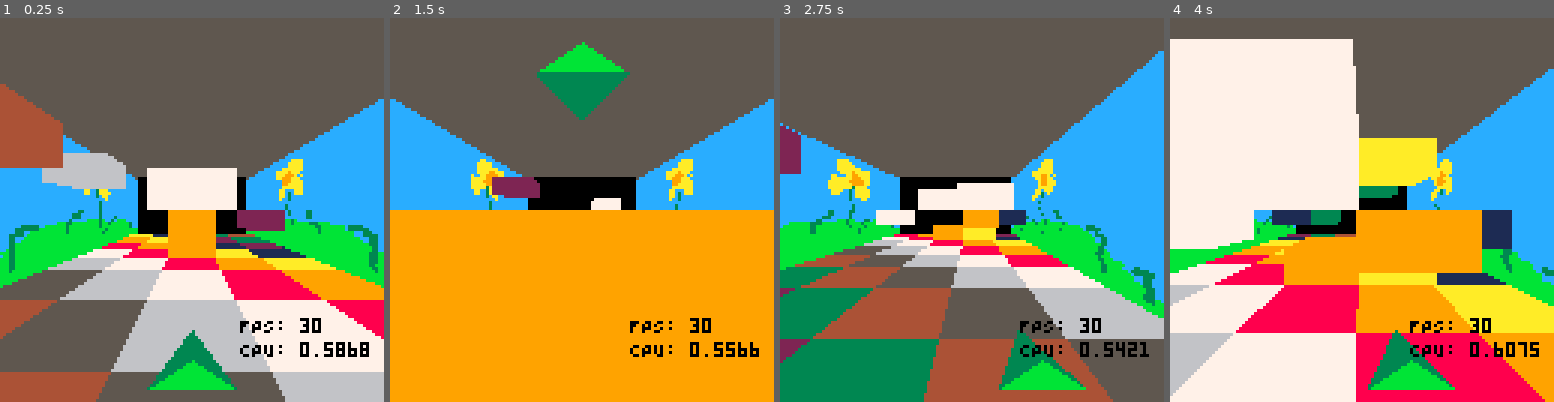
Above: before the commit, frames 1-4 (left to right).
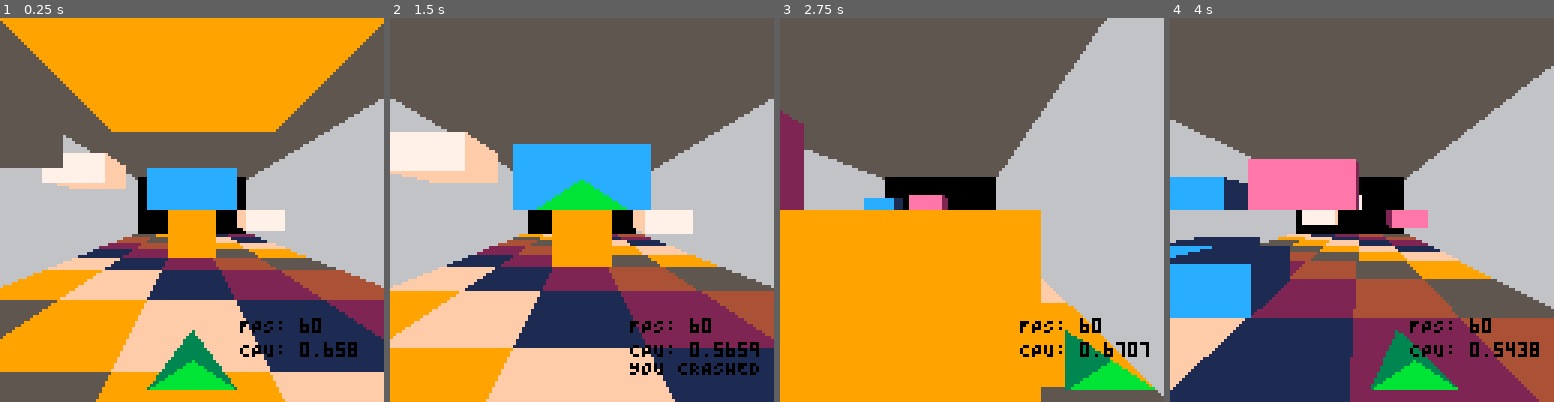
Above: after the commit, the same moments.

Repository: bobgar/pico3d
Game: PICO-8 cartridge 3d.p8
Same seed, same stepped clock (60 frames per second), same inputs: the game is played once before the commit and once after it.
Inputs:
- Up to frame 1 (0.25 s): no input
- Up to frame 2 (1.5 s): tap X (X key) at 0.33, 1.07 s
- Up to frame 3 (2.75 s): hold Right 1.6-2.1 s; tap X (X key) at 1.85 s; hold Up 2.15-2.42 s; hold Right from 2.47 s (still down)
- Up to frame 4 (4 s): tap X (X key) at 2.97 s; release Right at 3.03 s; hold Left 3.08-3.58 s; hold Down 3.63-3.97 s

The runs differ from the first frame. In frame 1, 83% of the frame differs, in the area x 0-100%, y 0-100%; in frame 2, 62%; in frame 3, 67%; in frame 4, 79%.

Commit message:
Some small fixes.  Sorted player into cubes better for less weird clipping

Diff:
--- a/3d.lua
+++ b/3d.lua
@@ -1,5 +1,7 @@
 function _init()
     level = {}
+    sidecolors ={1, 2, 4, 5, 9, 15}
+    frontcolors = {12, 14, 9, 6, 10, 7}
     xsize = 5
     ysize = 5
     zdist = 8
@@ -10,12 +12,13 @@
     advancespeed = 0.01
     vx=0
     vy=0
-    advance=.1
+    advance=.05
     damp=.9
     ontheground = true
-    gravity = 1
+    gravity = .5
     maxjumps = 1
     curjumps = 1
+    jumpheight = -8
     --outline=true
 
     xstep = 256 / (xsize-1)
@@ -24,7 +27,8 @@
 
     initlevel()
 
-    copy_sprites_to_map(1,0, 8, 4, 0, 0)
+    --copy_sprites_to_map(1,0, 8, 4, 0, 0)
+    copy_sprites_to_map(0,64,16,4,0,0)
     shipx=0
     shipy=-10
     shipz=0
@@ -34,7 +38,7 @@
         {x=0, y=50, z=1},
         {x=0, y=60, z=1.5},
     }
-    _update = gameupdate
+    _update60 = gameupdate
     _draw = gamedraw
 end
 
@@ -48,7 +52,7 @@
                 --level[x][y][z] =  y == ysize or y == (flr(-z/3)%ysize)
 
                 if y == ysize or (rnd() < .05) then
-                    level[x][y][z] = ((x+z)%10) +1
+                    level[x][y][z] = (x+z) % #sidecolors +1  --((x+z)%10) +1
                 else
                     level[x][y][z] =  0
                 end
@@ -76,7 +80,7 @@
     if btnp(⬆️) then advance += advancespeed  end
     if btnp(⬇️) then advance -= advancespeed  end
 
-    if btnp(❎ ) and curjumps>0 then vy = -10 curjumps-=1 end
+    if btnp(❎ ) and curjumps>0 then vy = jumpheight curjumps-=1 end
 
     -- px+=vx
     shipy+=vy
@@ -93,11 +97,10 @@
         local iz = (shippoint.z-1 + z) / zstep
 
         --Make sure we're in bounds.  Not sure whether to count this as true or false, but for now true.
-        if ix<=0 or ix > xsize then return true end
-        if iy<=0 or iy > ysize then return true end
-        if iz<=0 or iz > 100 then return true end
-
-        printh("ix: " .. ix .. "  iy: " .. iy .. "  iz: " .. iz .. "  cell value: " ..  level[ceil(ix)][ceil(iy)][ceil(iz)])-- .. "  cell  " .. level[ceil(ix)][ceil(ny)][ceil(iz)] )
+        if ix<=0 or ix > xsize or iy > ysize or iz<=0 or iz > 100  then return true end
+        if iy<=0  then return false end
+
+        --printh("ix: " .. ix .. "  iy: " .. iy .. "  iz: " .. iz .. "  cell value: " ..  level[ceil(ix)][ceil(iy)][ceil(iz)])-- .. "  cell  " .. level[ceil(ix)][ceil(ny)][ceil(iz)] )
 
         if level[ceil(ix)][ceil(iy)][ceil(iz)] != 0 then return true end
     end
@@ -115,13 +118,12 @@
 
     --printh("ix: " .. ceil(ix) .. "  ny: " .. ceil(ny) .. "  iz: " .. ceil(iz))-- .. "  cell  " .. level[ceil(ix)][ceil(ny)][ceil(iz)] )
     --if we're below the bottom of the screen, crash
-    if ny<=0 then
+    if ny >=5 then
         crash()
     -- If there is ground in the next space we'd go to
-    --elseif level[ceil(ix)][ceil(ny)][ceil(iz)] != 0 then
     elseif checkcollisionwithallpoints(shipx + xstep * 2.5, (shipy+vy+gravity + ystep * 4), shipz + pz) then
         -- if we're still going up, were jumping into a block so crash
-        --if vy < 0 then crash() return end
+        if vy < 0 then crash() return end
         --Otherwise, we're on ground.  reset max jumps and set y velocity to 0
         vy = 0
         ontheground = true
@@ -132,44 +134,53 @@
         ontheground = false
     end
 
-    if level[ceil(ix)][ceil(iy)][ceil(nz)] != 0 then
+    if level[ceil(ix)] and level[ceil(ix)][ceil(iy)] and level[ceil(ix)][ceil(iy)][ceil(nz)] != 0 then
         crash()
     end
 end
 
 function crash()
-    --printh("crash")
     restartcounter=60
-    _update = function() restartcounter-=1 if restartcounter<=0 then _init() end end
+    _update60 = function() restartcounter-=1 if restartcounter<=0 then _init() end end
     _draw = nil
     print("YOU CRASHED")
 end
 
 function gamedraw()
-    --rectfill(0,0,127,63,12)
-    --rectfill(0,64,127,127,11)
+    local ix = ceil( (shipx + xstep * 2.5) / xstep)
+    local iy = ceil( (shipy + ystep * 4) / ystep)
+    local iz = ceil( (shipz + pz) / zstep)
+
+    --printh("ix: " .. ix .. "  iy: " .. iy .. "  iz: " .. iz .. "  cell value: " ..  level[ceil(ix)][ceil(iy)][ceil(iz)])
+
     drawbox()
 
     for z=flr(pz+zdist),flr(pz-1), -1.0 do
-        for x=1,xsize do
-            for y=1,ysize do
+        for y=ysize,1,-1 do
+            for x=1,xsize do
                 if level[x][y][z] != 0 then
                     drawcubemids(x,y,z, level[x][y][z])
                 end
+                if ix == x and iy == y  and iz == z then
+                    drawplayer()
+                end
             end
         end
-        for x=1,xsize do
-            for y=1,ysize do
+        for y=ysize,1,-1 do
+            for x=1,xsize do
                 if level[x][y][z] != 0 then
                     drawcubefronts(x,y,z, level[x][y][z])
                 end
+                -- if ix == x and iy == y  and iz == z then
+                --     drawplayer()
+                -- end
             end
         end
     end
 
     --right now always draw the player last (may change)
 
-    drawplayer()
+    --drawplayer()
 
     color(0)
     print("FPS: " .. stat(7), 80,100)
@@ -194,17 +205,12 @@
     local py3 = cy / (cz+zstep*zdist) + 64
     local py4 = (cy+ystep*ysize) / (cz+zstep*zdist) + 64
     color(6)
-    --qfill_ccw(px2, py1, px4, py3, px4, py4, px2, py2)
-    --qfill_ccw(px1, py1, px3, py3, px3, py4, px1, py2)
+    qfill_ccw(px2, py1, px4, py3, px4, py4, px2, py2)
+    qfill_ccw(px1, py1, px3, py3, px3, py4, px1, py2)
     --TODO if I want textures here I think I need to tile these.  For now leave as solid colors.
     local z2 = cz+zstep*zdist
---     function qtex_map_persp(
---   x1,y1,z1, x2,y2,z2, x3,y3,z3, x4,y4,z4,
---   mx,my, tw,th, ru,rv, chunk
-    qtex_map_persp_fast(px2, py1, cz, px4, py3, z2, px4, py4, z2, px2, py2, cz, 0,0,4,2,2,2,16, 8)
-    qtex_map_persp_fast(px1, py1, cz, px3, py3, z2, px3, py4, z2, px1, py2, cz, 0,0,4,2,2,2,16, 8)
-    --qtex_map(px2, py1, px4, py3, px4, py4, px2, py2, 0,0,4,4,1,1)
-    --qtex_map(px1, py1, px3, py3, px3, py4, px1, py2, 0,0,4,4,2,1)
+    --qtex_map_persp_fast(px2, py1, cz, px4, py3, z2, px4, py4, z2, px2, py2, cz, 0,0,16,4,16,1,32, 16, pz*20,0)
+    --qtex_map_persp_fast(px1, py1, cz, px3, py3, z2, px3, py4, z2, px1, py2, cz, 0,0,16,4,16,1,32, 16, pz*20,0)
 
     color(5)
     qfill_ccw(px2, py1, px4, py3, px3, py3, px1, py1)
@@ -232,22 +238,10 @@
     local py3 = cy / (cz+zstep) + 64
     local py4 = (cy+ystep) / (cz+zstep) + 64
 
-    --px1 += px px2 += px px3 += px px4 += px
-    --py1 += py py2 += py py3 += py py4 += py
-
-    color(c)
-
     --front
     if iz<=1 or level[x][y][iz-1] == 0 then
+        color(frontcolors[c])
         qfill_ccw( px1, py1, px1, py2, px2, py2,px2, py1)
-        if(outline) then
-            color(0)
-            line(px1, py1, px1, py2)
-            line(px1, py2, px2, py2)
-            line(px2, py2,px2, py1)
-            line(px2, py1, px1, py1)
-        end
-        --qtex_map(px1, py1, px2, py1, px2, py2,px1, py2, 0, 0, 4, 4, 4, 2)
     end
 end
 
@@ -274,7 +268,7 @@
     -- px1 += px px2 += px px3 += px px4 += px
     -- py1 += py py2 += py py3 += py py4 += py
 
-    color(c)
+    color(sidecolors[c])
 
     --back NOTE never needed right now
     --qfill_ccw( px3, py3, px3, py4, px4, py4,px4, py3)
--- a/helpers.lua
+++ b/helpers.lua
@@ -186,17 +186,20 @@
   x1,y1,z1,u1,v1,
   x2,y2,z2,u2,v2,
   x3,y3,z3,u3,v3,
-  mx,my, tw,th, ru,rv, chunk_max, eps
+  mx,my, tw,th, ru,rv, chunk_max, eps,
+  uofs, vofs
 )
   -- defaults
-  tw,th      = tw or 4, th or 4          -- 32x32
-  ru,rv      = ru or 1, rv or 1          -- stretch (<=1 zooms in)
-  chunk_max  = chunk_max or 16           -- max px per tline segment
-  eps        = eps or 0.03               -- ~3% w variation per chunk
-
-  -- scale UV once (repeat via pre-tiling in map for speed)
-  u1,u2,u3 = u1*ru, u2*ru, u3*ru
-  v1,v2,v3 = v1*rv, v2*rv, v3*rv
+  tw,th     = tw or 4, th or 4
+  ru,rv     = ru or 1, rv or 1
+  chunk_max = chunk_max or 16
+  eps       = eps or 0.03
+  uofs      = uofs or 0
+  vofs      = vofs or 0
+
+  -- scale + phase once (repeat via wrapping below)
+  u1,u2,u3 = u1*ru + uofs, u2*ru + uofs, u3*ru + uofs
+  v1,v2,v3 = v1*rv + vofs, v2*rv + vofs, v3*rv + vofs
 
   -- sort by y
   if y1>y2 then x1,y1,z1,u1,v1,x2,y2,z2,u2,v2 = x2,y2,z2,u2,v2,x1,y1,z1,u1,v1 end
@@ -233,6 +236,47 @@
            v1w+ dv13*t,
            w1 + dw13*t
   end
+
+
+  local function tline_wrap_chunk(x,y,len, u0,v0, du,dv, mx,my, tw,th)
+    local wpx = tw*8
+    local hpx = th*8
+
+    local rem = len
+    local xx  = x
+    local u   = u0
+    local v   = v0
+
+    while rem>0 do
+      -- current uv inside [0,wpx) x [0,hpx)
+      local um = u % wpx; if um<0 then um += wpx end
+      local vm = v % hpx; if vm<0 then vm += hpx end
+
+      -- steps until we hit the next wrap boundary on U or V
+      local step_u = 32767
+      if du>0 then step_u = (wpx - um)/du
+      elseif du<0 then step_u = (um)/(-du) end
+
+      local step_v = 32767
+      if dv>0 then step_v = (hpx - vm)/dv
+      elseif dv<0 then step_v = (vm)/(-dv) end
+
+      local seg = flr(min(rem, step_u, step_v))
+      if seg<1 then seg=1 end
+
+      -- draw this subsegment
+      tline(xx, y, xx+seg-1, y,
+        mx + um/8, my + vm/8,
+        du/8, dv/8)
+
+      -- advance
+      xx  += seg
+      u   += du*seg
+      v   += dv*seg
+      rem -= seg
+    end
+  end
+
 
   -- band scan with short edge a->b
   local function band(ax,ay,au,av,aw, bx,by,bu,bv,bw, yA,yB)
@@ -311,7 +355,8 @@
             local du = (u1 - u0)/seg
             local dv = (v1 - v0)/seg
 
-            tline(x, y, x+seg-1, y, mx0 + u0/8, my0 + v0/8, du/8, dv/8)
+            --tline(x, y, x+seg-1, y, mx0 + u0/8, my0 + v0/8, du/8, dv/8)
+            tline_wrap_chunk(x, y, seg, u0, v0, du, dv, mx, my, tw, th)
 
             x   += seg
             uoz += dux*seg
@@ -342,219 +387,20 @@
 -- quad as two tris (convex), perspective-correct
 function qtex_map_persp_fast(
   x1,y1,z1, x2,y2,z2, x3,y3,z3, x4,y4,z4,
-  mx,my, tw,th, ru,rv, chunk_max, eps
+  mx,my, tw,th, ru,rv, chunk_max, eps,
+  uofs, vofs
 )
   local wpx,hpx = (tw or 4)*8, (th or 4)*8
   tri_tex_persp_fast(
     x1,y1,z1, 0,0,
     x2,y2,z2, wpx,0,
     x3,y3,z3, wpx,hpx,
-    mx,my, tw,th, ru,rv, chunk_max, eps
+    mx,my, tw,th, ru,rv, chunk_max, eps, uofs, vofs
   )
   tri_tex_persp_fast(
     x1,y1,z1, 0,0,
     x3,y3,z3, wpx,hpx,
     x4,y4,z4, 0,hpx,
-    mx,my, tw,th, ru,rv, chunk_max, eps
+    mx,my, tw,th, ru,rv, chunk_max, eps, uofs, vofs
   )
 end
-
---------------------------------------------------------
-
-
--- -- perspective-correct textured triangle using tline + per-span chunking
--- -- screen verts: (x1,y1,z1) .. (x3,y3,z3)
--- -- texture UVs in PIXELS relative to your rect: (0..tw*8, 0..th*8)
--- -- mx,my = top-left of texture rect in MAP TILES (not spritesheet)
--- -- tw,th = rect size in MAP TILES (default 4x4 = 32x32)
--- -- ru,rv = UV scale (1=normal, <1=zoom in, >1=repeats -> pre-tile in map)
--- -- chunk = max pixels per tline segment on a span (default 8)
--- function tri_tex_persp(
---   x1,y1,z1,u1,v1,
---   x2,y2,z2,u2,v2,
---   x3,y3,z3,u3,v3,
---   mx,my, tw,th, ru,rv, chunk
--- )
---   tw,th = tw or 4, th or 4
---   ru,rv = ru or 1, rv or 1
---   chunk = chunk or 8
-
---   -- scale UVs for stretch/repeat
---   u1,u2,u3 = u1*ru, u2*ru, u3*ru
---   v1,v2,v3 = v1*rv, v2*rv, v3*rv
-
---   -- sort by y (y1 <= y2 <= y3)
---   if y1>y2 then x1,y1,z1,u1,v1,x2,y2,z2,u2,v2 = x2,y2,z2,u2,v2,x1,y1,z1,u1,v1 end
---   if y1>y3 then x1,y1,z1,u1,v1,x3,y3,z3,u3,v3 = x3,y3,z3,u3,v3,x1,y1,z1,u1,v1 end
---   if y2>y3 then x2,y2,z2,u2,v2,x3,y3,z3,u3,v3 = x3,y3,z3,u3,v3,x2,y2,z2,u2,v2 end
---   if y1==y3 then return end
-
---   -- precompute reciprocals and uv/z for perspective
---   local w1,w2,w3 = 1/z1, 1/z2, 1/z3
---   local u1w, v1w = u1*w1, v1*w1
---   local u2w, v2w = u2*w2, v2*w2
---   local u3w, v3w = u3*w3, v3*w3
-
---   -- ceil helper
---   local function ceil1(a) local i=flr(a) if a>i then i+=1 end return i end
-
---   -- long edge (1->3) slopes (x, u/z, v/z, 1/z) per y
---   local dy13 = y3-y1
---   local dx13 = (x3-x1)/dy13
---   local du13 = (u3w-u1w)/dy13
---   local dv13 = (v3w-v1w)/dy13
---   local dw13 = (w3-w1)/dy13
-
---   local ystart = ceil1(y1)
---   local yend   = ceil1(y3)-1
---   if ystart>127 or yend<0 then return end
---   if ystart<0 then ystart=0 end
---   if yend>127 then yend=127 end
-
---   -- state on long edge at arbitrary y
---   local function long_at(y)
---     local t=y-y1
---     return x1 + dx13*t,
---            u1w+ du13*t,
---            v1w+ dv13*t,
---            w1 + dw13*t
---   end
-
---   -- draw a band yA..yB using a "short" edge slopes (a->b)
---   local function scan_band(yA,yB, ax,ay,az,auw,avw,aw, bx,by,bz,buw,bvw,bw)
---     if yA>yB then return end
-
---     local dy = by-ay
---     local dxs = (bx-ax)/dy
---     local duw = (buw-auw)/dy
---     local dvw = (bvw-avw)/dy
---     local dww = (bw-aw)/dy
-
---     -- edge states at yA
---     local tA = yA-ay
---     local xs = ax + dxs*tA
---     local us = auw+ duw*tA
---     local vs = avw+ dvw*tA
---     local ws = aw + dww*tA
-
---     local xl,ul,vl,wl = long_at(yA)
-
---     for y=yA,yB do
---       local xr,ur,vr,wr = xs,us,vs,ws
---       local xl2,xr2 = xl,xr
---       local ul2,ur2 = ul,ur
---       local vl2,vr2 = vl,vr
---       local wl2,wr2 = wl,wr
---       if xl2>xr2 then
---         xl2,xr2 = xr2,xl2
---         ul2,ur2 = ur2,ul2
---         vl2,vr2 = vr2,vl2
---         wl2,wr2 = wr2,wl2
---       end
-
---       -- clip horizontally
---       local x0 = max(0, ceil1(xl2))
---       local x1 = min(127, flr(xr2))
---       if x0<=x1 then
---         local span = xr2 - xl2
---         if span > 0 then
---           -- per-x slopes for (u/z, v/z, 1/z)
---           local dux = (ur2-ul2)/span
---           local dvx = (vr2-vl2)/span
---           local dwx = (wr2-wl2)/span
-
---           -- start at x = x0
---           local t = x0 - xl2
---           local uoz = ul2 + dux*t
---           local voz = vl2 + dvx*t
---           local wz  = wl2 + dwx*t
-
---           -- segment in small chunks so tline gets nearly-correct du/dv
---           local x = x0
---           while x<=x1 do
---             local seg = x1 - x + 1
---             if seg>chunk then seg=chunk end
-
---             -- compute correct u,v at both ends of the chunk
---             local u0 = uoz / wz
---             local v0 = voz / wz
-
---             local uoz1 = uoz + dux*seg
---             local voz1 = voz + dvx*seg
---             local wz1  = wz  + dwx*seg
-
---             local u1 = uoz1 / wz1
---             local v1 = voz1 / wz1
-
---             -- per-pixel deltas for this chunk (linear between endpoints)
---             local du = (u1-u0)/seg
---             local dv = (v1-v0)/seg
-
---             -- send to tline (map units are tiles)
---             tline(x, y, x+seg-1, y, mx + u0/8, my + v0/8, du/8, dv/8)
-
---             -- advance chunk state
---             x   += seg
---             uoz += dux*seg
---             voz += dvx*seg
---             wz  += dwx*seg
---           end
---         end
---       end
-
---       -- step one scanline on both edges
---       xs += dxs; us += duw; vs += dvw; ws += dww
---       xl += dx13; ul += du13; vl += dv13; wl += dw13
---     end
---   end
-
---   local y0 = ceil1(y1)
---   local y3i = ceil1(y3)-1
-
---   if y1==y2 then
---     -- flat top: short edge 2->3
---     local yA,yB = y0,y3i
---     scan_band(yA,yB, x2,y2,z2,u2w,v2w,w2,  x3,y3,z3,u3w,v3w,w3)
---     return
---   end
-
---   if y2==y3 then
---     -- flat bottom: short edge 1->2
---     local yA,yB = y0,y3i
---     scan_band(yA,yB, x1,y1,z1,u1w,v1w,w1,  x2,y2,z2,u2w,v2w,w2)
---     return
---   end
-
---   -- general: split at y2
---   local ymid = ceil1(y2)-1
---   if y0<=ymid then
---     scan_band(y0,ymid, x1,y1,z1,u1w,v1w,w1,  x2,y2,z2,u2w,v2w,w2)
---   end
---   local y2s = max(ceil1(y2), y0)
---   if y2s<=y3i then
---     scan_band(y2s,y3i, x2,y2,z2,u2w,v2w,w2, x3,y3,z3,u3w,v3w,w3)
---   end
--- end
-
--- -- perspective-correct textured quad (convex) as two tris
--- -- screen CCW: 1->2->3->4 with (z>0). UV covers the rect (tw*8 x th*8).
--- function qtex_map_persp(
---   x1,y1,z1, x2,y2,z2, x3,y3,z3, x4,y4,z4,
---   mx,my, tw,th, ru,rv, chunk
--- )
---   local wpx,hpx = (tw or 4)*8, (th or 4)*8
---   -- tri A: (1,2,3)
---   tri_tex_persp(
---     x1,y1,z1, 0,0,
---     x2,y2,z2, wpx,0,
---     x3,y3,z3, wpx,hpx,
---     mx,my, tw,th, ru,rv, chunk
---   )
---   -- tri B: (1,3,4)
---   tri_tex_persp(
---     x1,y1,z1, 0,0,
---     x3,y3,z3, wpx,hpx,
---     x4,y4,z4, 0,hpx,
---     mx,my, tw,th, ru,rv, chunk
---   )
--- end
Not shown, changed: 32 lines of the sprite sheet (__gfx__) section of 3d.p8
